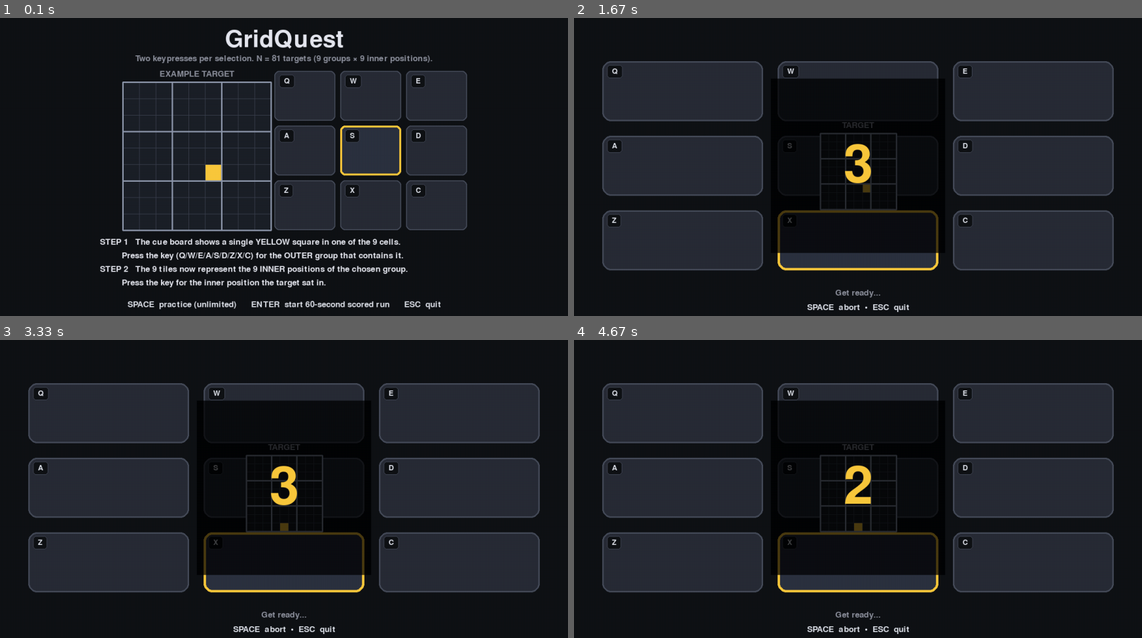
Above: before the commit, frames 1-4 (two rows, left to right).
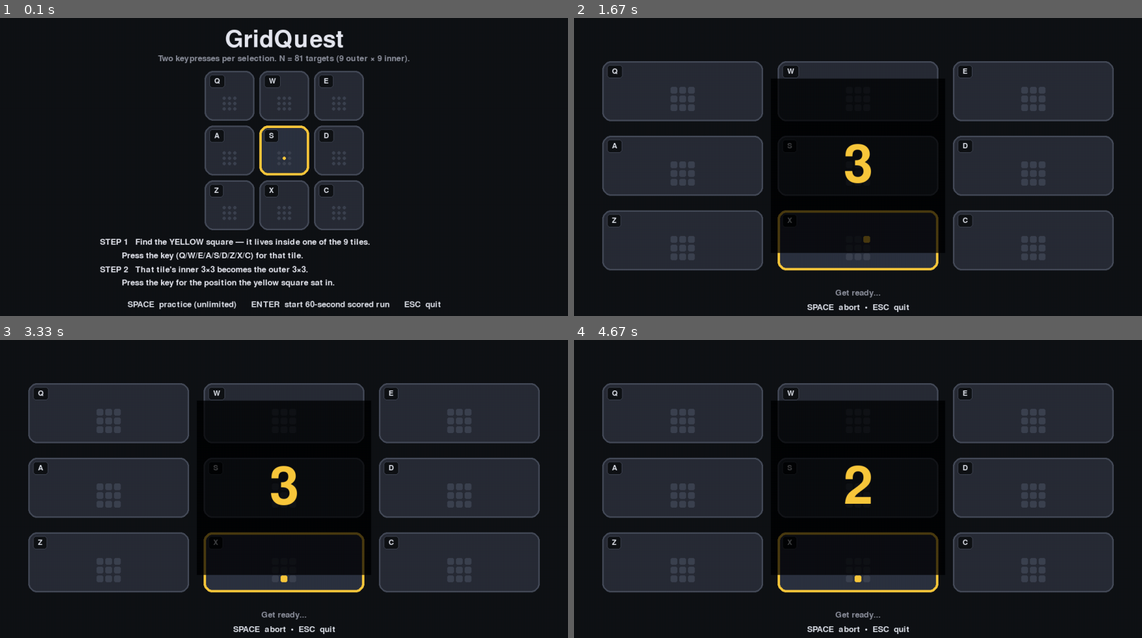
Above: after the commit, the same moments.

Repository: Aaronearlerichardson/bitrate_game
Game: pygame game, started from src/bitrate_game/__main__.py
Two runs of this game, one before a commit and one after it. Both use one fixed random seed, a clock stepped at 60 frames per second and the inputs below.
Inputs:
- Up to frame 1 (0.1 s): no input
- Up to frame 2 (1.67 s): tap Enter at 0.33, 1.33 s; tap Space at 0.67, 1 s
- Up to frame 3 (3.33 s): tap Space at 2.67 s; tap Enter at 3.07 s
- Up to frame 4 (4.67 s): tap Enter at 3.37 s

The runs differ from the first frame. In frame 1, 17% of the frame differs, in the area x 17-83%, y 12-91%; in frame 2, 1.7%; in frame 3, 1.7%; in frame 4, 1.7%.

Commit message:
simplify the grid

Diff:
--- a/src/bitrate_game/renderer.py
+++ b/src/bitrate_game/renderer.py
@@ -142,12 +142,14 @@
     # ====================================================================
 
     def _draw_welcome(self) -> None:
-        """Title + cue/board side-by-side example + step text + controls.
-
-        Layout is adaptive: titles anchor to the top, the controls bar
-        anchors to the bottom, the step list anchors above the controls,
-        and the example panel fills whatever vertical space remains in
-        between.
+        """Title + a scaled-down live gameplay board (with an example
+        target highlighted) + step text + controls.
+
+        The example board is rendered with the *same* code as gameplay,
+        so the player sees exactly what they'll see in practice. Layout
+        is adaptive: titles anchor to the top, the controls bar anchors
+        to the bottom, the step list anchors above the controls, and the
+        example panel fills whatever vertical space remains in between.
         """
         s = self._screen
         cx = config.WINDOW_W // 2
@@ -158,21 +160,20 @@
         controls_y = config.WINDOW_H - 30
 
         steps_text = [
-            "STEP 1   The cue board shows a single YELLOW square in one of the 9 cells.",
-            "         Press the key (Q/W/E/A/S/D/Z/X/C) for the OUTER group that contains it.",
-            "STEP 2   The 9 tiles now represent the 9 INNER positions of the chosen group.",
-            "         Press the key for the inner position the target sat in.",
+            "STEP 1   Find the YELLOW square — it lives inside one of the 9 tiles.",
+            "         Press the key (Q/W/E/A/S/D/Z/X/C) for that tile.",
+            "STEP 2   That tile's inner 3×3 becomes the outer 3×3.",
+            "         Press the key for the position the yellow square sat in.",
         ]
         step_line_h = 28
-        # Leave 30px between last step center and controls center.
         steps_bottom_y = controls_y - 45
         steps_top_y = steps_bottom_y - step_line_h * (len(steps_text) - 1)
 
         # Panel: fills the space between subtitle and the step list.
         panel_top = subtitle_y + 25
         panel_bottom = steps_top_y - 25
-        panel_h = max(180, min(360, panel_bottom - panel_top))
-        panel_w = min(720, config.WINDOW_W - 100)
+        panel_h = max(220, min(420, panel_bottom - panel_top))
+        panel_w = min(panel_h, config.WINDOW_W - 100)  # keep board square
         panel_cy = (panel_top + panel_bottom) // 2
 
         # --- Draw ----------------------------------------------------------
@@ -181,24 +182,20 @@
 
         subtitle = self._font_small.render(
             f"Two keypresses per selection. "
-            f"N = {self._cfg.n} targets ({self._cfg.num_tiles} groups "
-            f"× {self._cfg.num_tiles} inner positions).",
+            f"N = {self._cfg.n} targets "
+            f"({self._cfg.num_tiles} outer × {self._cfg.num_tiles} inner).",
             True, config.MUTED_TEXT_COLOR)
         s.blit(subtitle, subtitle.get_rect(center=(cx, subtitle_y)))
 
-        # Two panels side by side: left = the cue board, right = the tile
-        # board with the (group, slot) answer highlighted. Picking a target
-        # in roughly the middle to look balanced.
-        example_target = (self._cfg.n // 2) + (self._cfg.num_tiles // 2)
-        cue_w = panel_h  # square cue board
-        cue_rect = self._pygame.Rect(0, 0, cue_w, panel_h)
-        cue_rect.center = (cx - panel_w // 4, panel_cy)
-        self._draw_cue_grid(cue_rect, example_target,
-                            label="EXAMPLE TARGET")
-
-        board_rect = self._pygame.Rect(0, 0, panel_w // 2 + 40, panel_h)
-        board_rect.center = (cx + panel_w // 4, panel_cy)
-        self._draw_example_board(board_rect, example_target)
+        # Render the actual gameplay board, but at panel scale and with a
+        # fixed example target. Picking a target slightly off-center so
+        # the highlight is visually interesting.
+        example_target = (self._cfg.n // 2) + (self._cfg.num_tiles // 2) - 4
+        example_view = self._make_example_view(example_target)
+        board_rect = self._pygame.Rect(0, 0, panel_w, panel_h)
+        board_rect.center = (cx, panel_cy)
+        rects = self._slot_rects(board_rect=board_rect, gutter=10, margin=0)
+        self._draw_slots_in(example_view, rects, flash_active=False)
 
         y = steps_top_y
         for line in steps_text:
@@ -212,90 +209,25 @@
         ctrl = self._font_small.render(controls, True, config.HUD_COLOR)
         s.blit(ctrl, ctrl.get_rect(center=(cx, controls_y)))
 
-    def _draw_example_board(self, rect, target: int) -> None:
-        """A scaled-down 3x3 tile board that highlights the target group
-        (stage-1 view) so the player sees exactly what they'll see in
-        gameplay after reading the cue."""
-        rects = self._slot_rects(board_rect=rect, gutter=10, margin=0)
+    def _make_example_view(self, target: int) -> GridView:
+        """Fake GridView for the welcome-screen preview — a stage-1 view
+        with `target` cued."""
         target_group, _ = divmod(target, self._cfg.num_tiles)
-        for idx, r in enumerate(rects):
-            is_target = (idx == target_group)
-            base = (44, 50, 64) if is_target else config.TILE_COLOR
-            border = (config.TARGET_HIGHLIGHT_COLOR
-                      if is_target else config.TILE_BORDER_COLOR)
-            border_w = 4 if is_target else 2
-            self._pygame.draw.rect(self._screen, base, r, border_radius=10)
-            self._pygame.draw.rect(self._screen, border, r,
-                                   width=border_w, border_radius=10)
-            self._draw_key_label(r, self._cfg.slot_keys[idx])
-
-    # --- cue grid (mini-9x9 reference board) ----------------------------
-
-    def _draw_cue_grid(self, rect, target: int, *,
-                       label: Optional[str] = None) -> None:
-        """Draw a mini-9x9 reference board with cell `target` highlighted.
-
-        The board has thick borders between the nine 3x3 outer groups and
-        thin borders between the inner cells. This single visual encodes
-        both stages of the selection: outer position -> key 1, inner
-        position -> key 2.
-        """
-        pg = self._pygame
-        s = self._screen
-        nt = self._cfg.num_tiles  # 9, but written generically
-        side = max(int(nt ** 0.5), 1)  # the outer/inner grid is sqrt(nt) x sqrt(nt)
-        # For num_tiles=9: side = 3, total cells = 9*9 = 81 = num_tiles^2.
-
-        # Reserve a small label strip at the top if a label is given.
-        if label:
-            lbl = self._font_small.render(label, True, config.MUTED_TEXT_COLOR)
-            s.blit(lbl, lbl.get_rect(midtop=(rect.centerx, rect.top - 2)))
-            grid_top = rect.top + lbl.get_height() + 6
-        else:
-            grid_top = rect.top
-        grid_size = min(rect.width, rect.bottom - grid_top)
-        grid_x = rect.centerx - grid_size // 2
-        grid_y = grid_top
-
-        # Background panel for the grid.
-        bg_rect = pg.Rect(grid_x, grid_y, grid_size, grid_size)
-        pg.draw.rect(s, (28, 32, 40), bg_rect, border_radius=8)
-
-        target_group, target_slot = divmod(target, nt)
-        tg_row, tg_col = divmod(target_group, side)
-        ts_row, ts_col = divmod(target_slot, side)
-
-        # Cells per row on the mini board = side*side (3 outer × 3 inner = 9).
-        cells_per_row = side * side
-        cell = grid_size / cells_per_row
-
-        # Highlight the target cell.
-        # Absolute (row, col) of the target on the 9x9 board:
-        abs_row = tg_row * side + ts_row
-        abs_col = tg_col * side + ts_col
-        hl = pg.Rect(
-            int(grid_x + abs_col * cell),
-            int(grid_y + abs_row * cell),
-            int(cell) + 1,
-            int(cell) + 1,
+        slots = tuple(
+            GridSlotView(
+                is_target_group=(g == target_group),
+                is_target_tile=False,
+            )
+            for g in range(self._cfg.num_tiles)
         )
-        pg.draw.rect(s, config.TARGET_HIGHLIGHT_COLOR, hl)
-
-        # Inner cell lines (thin).
-        thin = (60, 66, 80)
-        for i in range(1, cells_per_row):
-            x = int(grid_x + i * cell)
-            y = int(grid_y + i * cell)
-            pg.draw.line(s, thin, (x, grid_y), (x, grid_y + grid_size), 1)
-            pg.draw.line(s, thin, (grid_x, y), (grid_x + grid_size, y), 1)
-
-        # Outer group lines (thick) — every `side`th cell.
-        thick = (140, 150, 170)
-        for i in range(0, side + 1):
-            x = int(grid_x + i * side * cell)
-            y = int(grid_y + i * side * cell)
-            pg.draw.line(s, thick, (x, grid_y), (x, grid_y + grid_size), 3)
-            pg.draw.line(s, thick, (grid_x, y), (grid_x + grid_size, y), 3)
+        return GridView(
+            stage=GridStage.GROUP_SELECT,
+            target=target,
+            slots=slots,
+            active_group_idx=None,
+            last_feedback_correct=None,
+            last_feedback_at=0.0,
+        )
 
     # ====================================================================
     # Results screen
@@ -388,16 +320,23 @@
         """Render each of the num_tiles tiles.
 
         Visual rules:
-          * Every tile shows its key letter (Q/W/E/A/S/D/Z/X/C) in the corner.
-          * Stage 1: the tile whose group contains the target gets a thick
-            yellow border + slightly tinted background.
-          * Stage 2: every tile has a blue border (showing we're in stage 2);
-            the target tile additionally gets the yellow highlight.
+          * Every tile shows its key letter in the corner.
+          * Stage 1: every tile draws a 3x3 mini-grid of dim cells inside.
+            The target tile additionally fills its `target_slot` mini-cell
+            with yellow — that's the cue. (No separate HUD cue board:
+            the tiles themselves are the cue.)
+          * Stage 2: the chosen group's mini-grid has "expanded" to fill
+            the whole outer board. Each tile = one inner position of the
+            chosen group. The target tile shows a single big yellow square
+            at its center; other tiles are empty.
           * On a recent selection: every tile flashes green (correct) or
             red (incorrect) briefly.
         """
         pg = self._pygame
         s = self._screen
+        side = max(int(self._cfg.num_tiles ** 0.5), 1)
+        target_slot = view.target % self._cfg.num_tiles
+
         for idx, rect in enumerate(rects):
             slot = view.slots[idx]
 
@@ -426,6 +365,65 @@
             pg.draw.rect(s, base, rect, border_radius=18)
             pg.draw.rect(s, border, rect, width=border_w, border_radius=18)
             self._draw_key_label(rect, self._cfg.slot_keys[idx])
+
+            # Tile contents per stage.
+            if view.stage == GridStage.GROUP_SELECT:
+                hl = target_slot if slot.is_target_group else None
+                self._draw_inner_grid(rect, side=side, highlight_idx=hl)
+            elif slot.is_target_tile:
+                # Stage 2: the chosen group's inner cell that was the target
+                # has "zoomed up" to fill this tile. Show a single yellow
+                # square at the tile's center.
+                sq_size = int(min(rect.width, rect.height) * 0.45)
+                sq = pg.Rect(0, 0, sq_size, sq_size)
+                sq.center = rect.center
+                pg.draw.rect(s, config.TARGET_HIGHLIGHT_COLOR, sq,
+                             border_radius=8)
+
+    def _draw_inner_grid(self, rect, side: int, *,
+                         highlight_idx: Optional[int]) -> None:
+        """Draw a side×side mini-grid of cells inside `rect`.
+
+        Highlights the cell at `highlight_idx` (row-major 0..side²-1) with
+        TARGET_HIGHLIGHT_COLOR. Other cells are drawn as faint dim squares
+        so the structure stays visible even when no target sits here.
+
+        The mini-grid is kept square and centered within the tile's interior,
+        with extra top padding to clear the key label in the corner.
+        """
+        pg = self._pygame
+        s = self._screen
+        pad_top = 50      # clear of the corner key label
+        pad_other = 18
+        avail_x = rect.x + pad_other
+        avail_y = rect.y + pad_top
+        avail_w = rect.width - 2 * pad_other
+        avail_h = rect.bottom - avail_y - pad_other
+        if avail_w <= 0 or avail_h <= 0:
+            return
+
+        cell_size = min(avail_w, avail_h) // side
+        if cell_size < 6:
+            return  # too small to render meaningfully
+
+        grid_size = cell_size * side
+        grid_x = avail_x + (avail_w - grid_size) // 2
+        grid_y = avail_y + (avail_h - grid_size) // 2
+
+        faint = (60, 66, 80)
+        gap = max(2, cell_size // 10)
+        for r in range(side):
+            for c in range(side):
+                idx = r * side + c
+                cell_rect = pg.Rect(
+                    grid_x + c * cell_size + gap,
+                    grid_y + r * cell_size + gap,
+                    cell_size - 2 * gap,
+                    cell_size - 2 * gap,
+                )
+                color = (config.TARGET_HIGHLIGHT_COLOR
+                         if idx == highlight_idx else faint)
+                pg.draw.rect(s, color, cell_rect, border_radius=3)
 
     def _draw_key_label(self, rect, key_char: str) -> None:
         """Small key letter in the top-left of a tile (e.g. 'Q')."""
@@ -444,20 +442,13 @@
     # --- HUD ------------------------------------------------------------
 
     def _draw_hud(self, st: SessionState, view: GridView) -> None:
-        s = self._screen
-        cx = config.WINDOW_W // 2
-        cy = config.WINDOW_H // 2
-
-        # Target cue: a mini-9x9 reference board centered in the HUD area.
-        cue_size = 180
-        cue_rect = self._pygame.Rect(0, 0, cue_size, cue_size)
-        cue_rect.center = (cx, cy)
-        self._draw_cue_grid(cue_rect, view.target, label="TARGET")
-
-        # Live bit-rate readout (top-left, out of the tile area).
+        # The cue itself lives INSIDE the tiles (see _draw_slots_in), so
+        # the HUD only carries the live bit-rate readout and the scored
+        # countdown timer.
+        s = self._screen
+
         self._draw_live_bitrate(st)
 
-        # Top-right timer during scored
         if st.phase == Phase.SCORED:
             t = f"{st.scored_remaining:4.1f}s"
             timer = self._font_medium.render(t, True, config.HUD_COLOR)
@@ -516,10 +507,10 @@
 
     def _stage_msg(self, view: GridView) -> str:
         if view.stage == GridStage.GROUP_SELECT:
-            return ("STEP 1  —  press the key for the OUTER group "
-                    "containing the highlighted cell.")
-        return ("STEP 2  —  press the key for the INNER position "
-                "the highlighted cell sat in.")
+            return ("STEP 1  —  press the key for the tile "
+                    "containing the YELLOW square.")
+        return ("STEP 2  —  press the key for the position "
+                "the YELLOW square was in.")
 
     def _blit_centered(self, text: str, cx: int, y: int) -> None:
         surf = self._font_small.render(text, True, config.MUTED_TEXT_COLOR)
